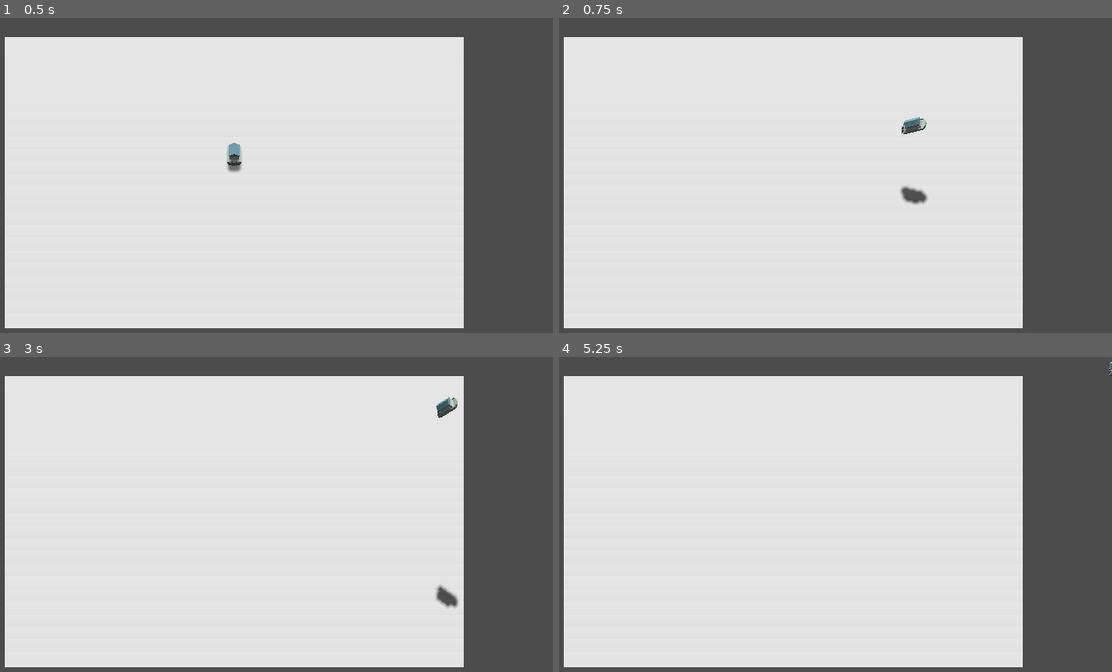
Above: before the commit, frames 1-4 (two rows, left to right).
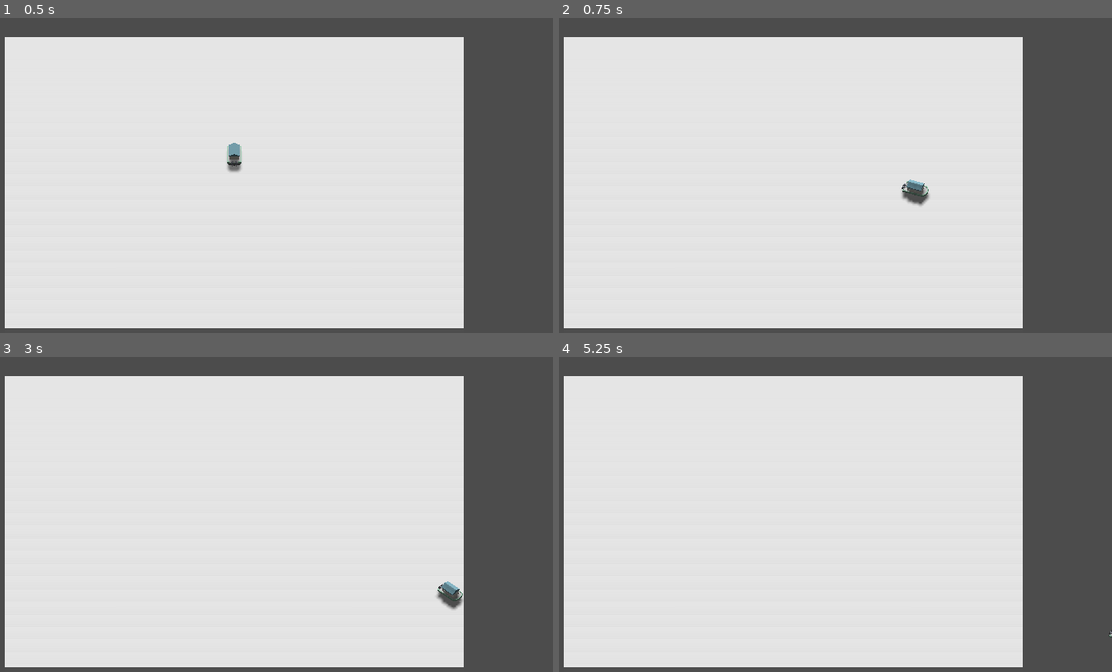
Above: after the commit, the same moments.

Repository: colorizer/Navis-plus
Game: Godot game, scene res://Main.tscn
The game is run twice, just before and just after one commit, with the same random seed, the same clock (stepped at 60 frames per second) and the same inputs. The project has no main scene, so this scene is started directly.
Inputs (mouse positions are in pixels of both pictures, inside the frame that each line leads up to):
- Up to frame 1 (0.5 s): no input
- Up to frame 2 (0.75 s): tap Enter at 0.5 s; move the mouse to (935, 140) at 0.52 s; hold D (move_right) from 0.53 s (still down); click (935, 140) at 0.67 s
- Up to frame 3 (3 s): tap Space at 1.25, 2.75 s; move the mouse to (105, 517) at 1.27 s; release D (move_right) at 1.28 s; hold S (move_back) 1.28-2.03 s; tap Enter at 2 s; move the mouse to (298, 416) at 2.02 s; hold D (move_right) 2.03-2.78 s; move the mouse to (204, 574) at 2.77 s; hold W (move_forward) from 2.78 s (still down); click (204, 574) at 2.92 s
- Up to frame 4 (5.25 s): tap Enter at 3.5 s; move the mouse to (984, 555) at 3.52 s; release W (move_forward) at 3.53 s; hold A (move_left) 3.53-5.03 s; tap Space at 4.25 s; move the mouse to (603, 442) at 4.27 s; move the mouse to (824, 498) at 5.02 s; hold S (move_back) from 5.03 s (still down); click (824, 498) at 5.17 s

Frame 1 is identical in both runs. In frame 2, 0.4% of the frame differs, in the area x 61-68%, y 31-60%; in frame 3, 0.4%, in the area x 78-84%, y 12-81%; in frame 4, less than 0.1%.

Commit message:
Boat doesn't take of

Diff:
--- a/Squash the Creep/squash_the_creeps_start/Player.gd
+++ b/Squash the Creep/squash_the_creeps_start/Player.gd
@@ -23,7 +23,7 @@
 		global_pos,
 		target_global_position,
 		max_speed
-	), 2, 0)
+	), 1, 0)
 
 	direction = _velocity3.normalized()
 	$Pivot.look_at(translation + direction, Vector3.UP)
